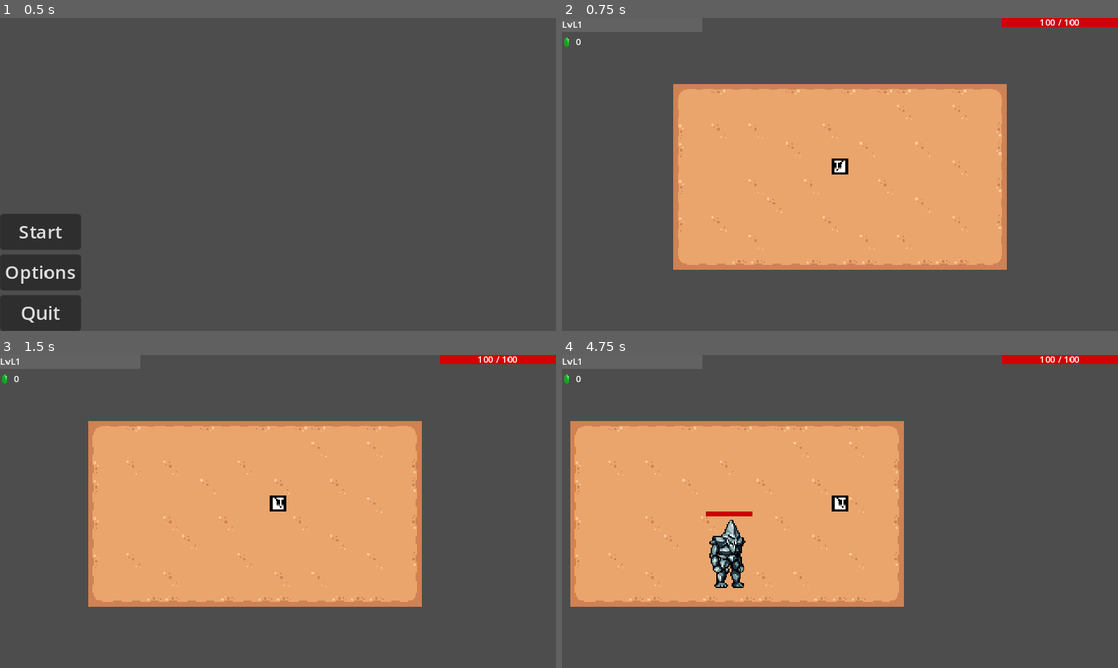
Above: before the commit, frames 1-4 (two rows, left to right).
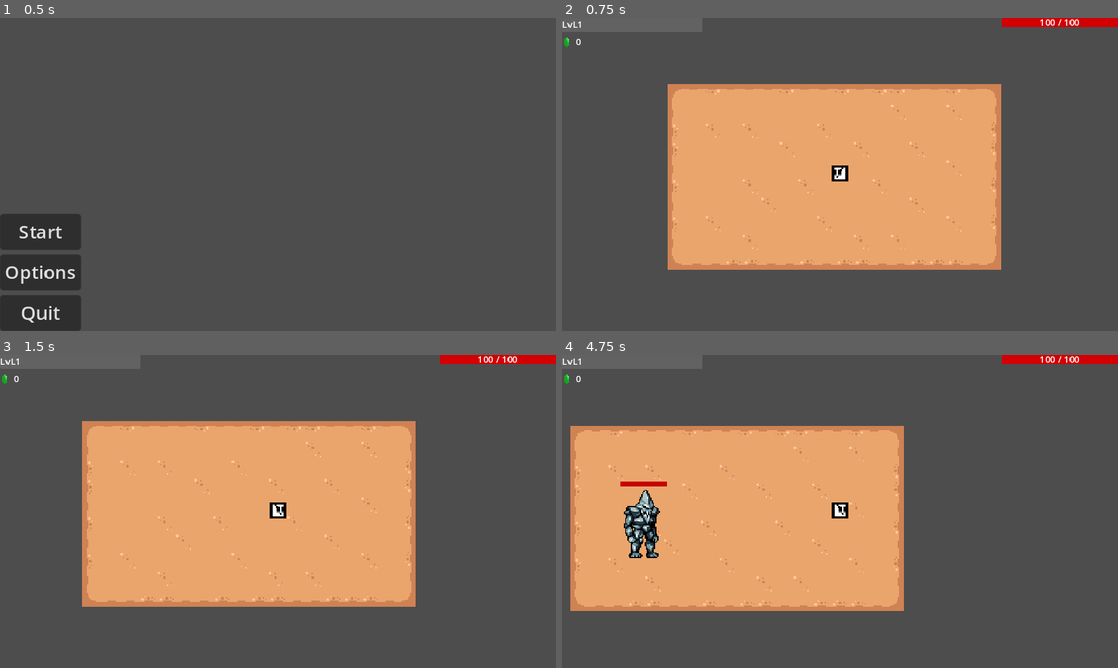
Above: after the commit, the same moments.

Repository: Maf1sher/Gorama
Game: Godot game, scene res://scenes/UI/Menu.tscn
Same seed, same stepped clock (60 frames per second), same inputs: the game is played once before the commit and once after it.
Inputs (mouse positions are in pixels of both pictures, inside the frame that each line leads up to):
- Up to frame 1 (0.5 s): no input
- Up to frame 2 (0.75 s): click "Start" at 0.5 s
- Up to frame 3 (1.5 s): tap Enter at 1.25 s; move the mouse to (400, 495) at 1.27 s; hold D (right) from 1.28 s (still down); hold Shift from 1.28 s (still down); click (400, 495) at 1.42 s
- Up to frame 4 (4.75 s): move the mouse to (728, 527) at 2.02 s; release D (right) at 2.03 s; release Shift at 2.03 s; hold S (down) 2.03-2.78 s; tap Shift at 2.1, 3.6 s; move the mouse to (895, 442) at 2.77 s; hold D (right) 2.78-3.53 s; hold Shift 2.78-3.53 s; move the mouse to (812, 574) at 3.52 s; hold W (up) 3.53-4.28 s; click (812, 574) at 3.67 s; move the mouse to (1006, 558) at 4.27 s; hold A (left) from 4.28 s (still down); hold Shift from 4.28 s (still down)

Frame 1 is identical in both runs. In frame 2, 3.3% of the frame differs, in the area x 19-80%, y 21-81%; in frame 3, 3.3%; in frame 4, 6.4%, in the area x 1-62%, y 21-82%.

Commit message:
fix: camera position

Diff:
--- a/scenes/UI/select_card/card.tscn
+++ b/scenes/UI/select_card/card.tscn
@@ -6,8 +6,8 @@
 length = 0.001
 tracks/0/type = "value"
 tracks/0/imported = false
-tracks/0/enabled = false
-tracks/0/path = NodePath("Control/Texture:position")
+tracks/0/enabled = true
+tracks/0/path = NodePath("Control:position")
 tracks/0/interp = 1
 tracks/0/loop_wrap = true
 tracks/0/keys = {
@@ -18,35 +18,11 @@
 }
 tracks/1/type = "value"
 tracks/1/imported = false
-tracks/1/enabled = false
-tracks/1/path = NodePath("Control/Texture:rotation")
+tracks/1/enabled = true
+tracks/1/path = NodePath("Control:rotation")
 tracks/1/interp = 1
 tracks/1/loop_wrap = true
 tracks/1/keys = {
-"times": PackedFloat32Array(0),
-"transitions": PackedFloat32Array(1),
-"update": 0,
-"values": [0.0]
-}
-tracks/2/type = "value"
-tracks/2/imported = false
-tracks/2/enabled = true
-tracks/2/path = NodePath("Control:position")
-tracks/2/interp = 1
-tracks/2/loop_wrap = true
-tracks/2/keys = {
-"times": PackedFloat32Array(0),
-"transitions": PackedFloat32Array(1),
-"update": 0,
-"values": [Vector2(0, 0)]
-}
-tracks/3/type = "value"
-tracks/3/imported = false
-tracks/3/enabled = true
-tracks/3/path = NodePath("Control:rotation")
-tracks/3/interp = 1
-tracks/3/loop_wrap = true
-tracks/3/keys = {
 "times": PackedFloat32Array(0),
 "transitions": PackedFloat32Array(1),
 "update": 0,
@@ -58,23 +34,11 @@
 length = 0.1
 tracks/0/type = "value"
 tracks/0/imported = false
-tracks/0/enabled = false
-tracks/0/path = NodePath("Control/Texture:position")
+tracks/0/enabled = true
+tracks/0/path = NodePath("Control:position")
 tracks/0/interp = 1
 tracks/0/loop_wrap = true
 tracks/0/keys = {
-"times": PackedFloat32Array(0, 0.1),
-"transitions": PackedFloat32Array(0.5, 2),
-"update": 0,
-"values": [Vector2(0, 0), Vector2(0, -10)]
-}
-tracks/1/type = "value"
-tracks/1/imported = false
-tracks/1/enabled = true
-tracks/1/path = NodePath("Control:position")
-tracks/1/interp = 1
-tracks/1/loop_wrap = true
-tracks/1/keys = {
 "times": PackedFloat32Array(0, 0.1),
 "transitions": PackedFloat32Array(0.5, 2),
 "update": 0,
@@ -87,8 +51,8 @@
 step = 0.05
 tracks/0/type = "value"
 tracks/0/imported = false
-tracks/0/enabled = false
-tracks/0/path = NodePath("Control/Texture:position")
+tracks/0/enabled = true
+tracks/0/path = NodePath("Control:position")
 tracks/0/interp = 1
 tracks/0/loop_wrap = true
 tracks/0/keys = {
@@ -99,35 +63,11 @@
 }
 tracks/1/type = "value"
 tracks/1/imported = false
-tracks/1/enabled = false
-tracks/1/path = NodePath("Control/Texture:rotation")
+tracks/1/enabled = true
+tracks/1/path = NodePath("Control:rotation")
 tracks/1/interp = 1
 tracks/1/loop_wrap = true
 tracks/1/keys = {
-"times": PackedFloat32Array(0, 0.3, 0.45, 0.55, 0.6),
-"transitions": PackedFloat32Array(1, 1, 0.5, -2, 2),
-"update": 0,
-"values": [0.261799, 0.261799, -0.174533, 0.0698132, 0.0]
-}
-tracks/2/type = "value"
-tracks/2/imported = false
-tracks/2/enabled = true
-tracks/2/path = NodePath("Control:position")
-tracks/2/interp = 1
-tracks/2/loop_wrap = true
-tracks/2/keys = {
-"times": PackedFloat32Array(0, 0.35),
-"transitions": PackedFloat32Array(0.5, 2),
-"update": 0,
-"values": [Vector2(-400, 0), Vector2(0, 0)]
-}
-tracks/3/type = "value"
-tracks/3/imported = false
-tracks/3/enabled = true
-tracks/3/path = NodePath("Control:rotation")
-tracks/3/interp = 1
-tracks/3/loop_wrap = true
-tracks/3/keys = {
 "times": PackedFloat32Array(0, 0.3, 0.45, 0.55, 0.6),
 "transitions": PackedFloat32Array(1, 1, 0.5, -2, 2),
 "update": 0,
--- a/scenes/UI/stats_panel/stats_panel.tscn
+++ b/scenes/UI/stats_panel/stats_panel.tscn
@@ -18,11 +18,14 @@
 [ext_resource type="Texture2D" uid="uid://drrvwbtgs7gpx" path="res://assests/sprites/stats_panel/stat icons/life_steal.png" id="16_fq76k"]
 
 [node name="StatsPanel" type="Control"]
+custom_minimum_size = Vector2(120, 270)
 layout_mode = 3
-anchors_preset = 15
+anchors_preset = 6
+anchor_left = 1.0
+anchor_top = 0.5
 anchor_right = 1.0
-anchor_bottom = 1.0
-grow_horizontal = 2
+anchor_bottom = 0.5
+grow_horizontal = 0
 grow_vertical = 2
 script = ExtResource("1_v44mb")
 
--- a/scenes/game.tscn
+++ b/scenes/game.tscn
@@ -180,7 +180,7 @@
 script = ExtResource("1_h7oay")
 
 [node name="TileMapLayer" type="TileMapLayer" parent="."]
-position = Vector2(160, 92)
+position = Vector2(236, 137)
 tile_map_data = PackedByteArray("AAAIAPv/AAAEAAQAAAAIAAQAAAAEAAQAAFD3/wQAAAAEAAQAADD3//v/AAAEAAQAAGD4//v/AAACAAQAAAD5// …(2800 unchanged characters)…
 tile_set = SubResource("TileSet_ykt37")
 
@@ -201,11 +201,12 @@
 shape = SubResource("SegmentShape2D_xembd")
 
 [node name="Player" parent="." node_paths=PackedStringArray("inventory", "exp") instance=ExtResource("4_t34ol")]
-position = Vector2(160, 90)
+position = Vector2(241, 141)
 inventory = NodePath("../InvetoryLayer/Inventory")
 exp = NodePath("../UI/ExpBar")
 
 [node name="Camera2D" type="Camera2D" parent="Player"]
+position = Vector2(0, -6)
 
 [node name="InvetoryLayer" type="CanvasLayer" parent="."]
 script = ExtResource("4_v0md5")
@@ -225,6 +226,7 @@
 [node name="SelectCard" parent="UI" node_paths=PackedStringArray("player") instance=ExtResource("7_utq1f")]
 process_mode = 2
 visible = false
+offset_right = -120.0
 player = NodePath("../../Player")
 
 [node name="CrystalHUD" parent="UI" instance=ExtResource("9_w02he")]
--- a/scripts/UI/select_card/select_card.gd
+++ b/scripts/UI/select_card/select_card.gd
@@ -9,9 +9,6 @@
 var cardScene = preload("res://scenes/UI/select_card/card.tscn")
 
 var is_open: bool = false
-
-func _ready() -> void:
-	show_cards(3)
 
 func _on_card_selected(card: CardData):
 	if player:
